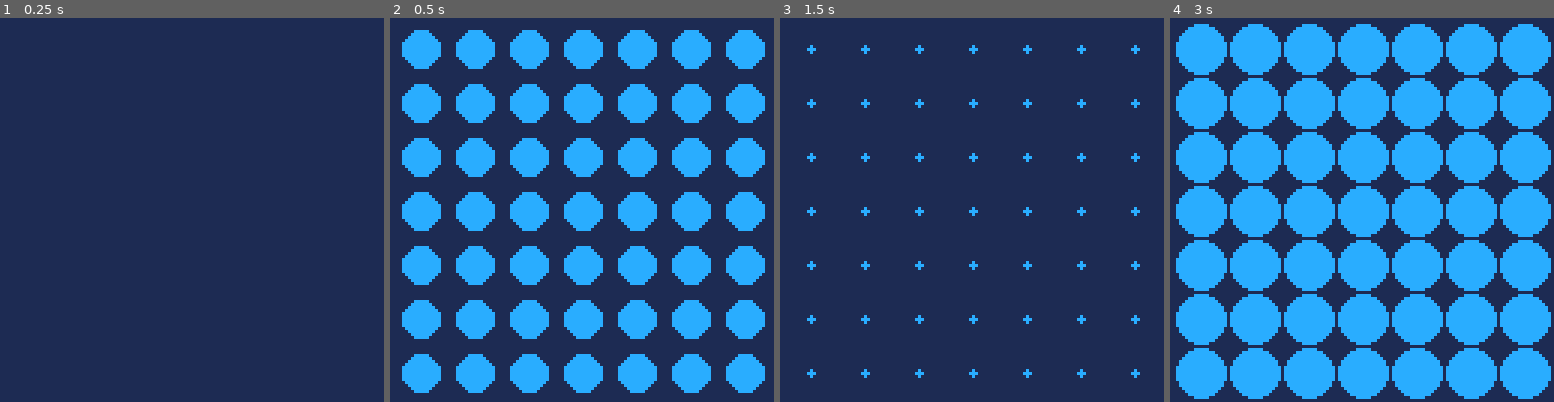
Above: before the commit, frames 1-4 (left to right).
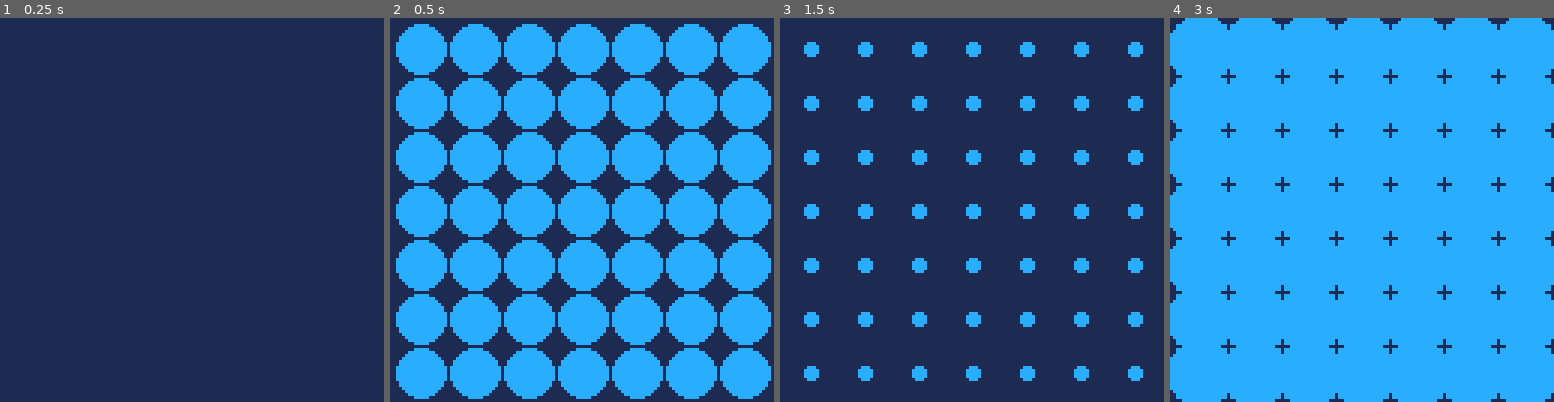
Above: after the commit, the same moments.

Repository: joaquimgamero/pico8-experiments
Game: PICO-8 cartridge circles.p8
Same seed, same stepped clock (60 frames per second), same inputs: the game is played once before the commit and once after it.
Inputs:
- Up to frame 1 (0.25 s): no input
- Up to frame 2 (0.5 s): tap X (X key) at 0.33 s
- Up to frame 3 (1.5 s): tap X (X key) at 1.07 s
- Up to frame 4 (3 s): tap X (X key) at 1.85, 2.97 s

Frame 1 is identical in both runs. In frame 2, 28% of the frame differs, in the area x 1-100%, y 1-100%; in frame 3, 4.8%; in frame 4, 30%, in the area x 0-100%, y 0-100%.

Commit message:
feat: add offset

Diff:
--- a/circles.p8
+++ b/circles.p8
@@ -3,13 +3,14 @@
 __lua__
 function _init()
  r=9
+ offset=3
  clr=12
  life=15
 
  // number of circles per row
  n_circs_row=flr(128/(r*2))
  // how much shrink per frame
- shrink_amount=r/life
+ shrink_amount=(r+offset)/life
 
  circles={}
 end
@@ -44,7 +45,7 @@
 
  for i=1,n_circs_row^2 do
   add(circles,{
-   r=r,
+   r=r+offset,
    clr=clr,
    life=life,
    x=col+r,
